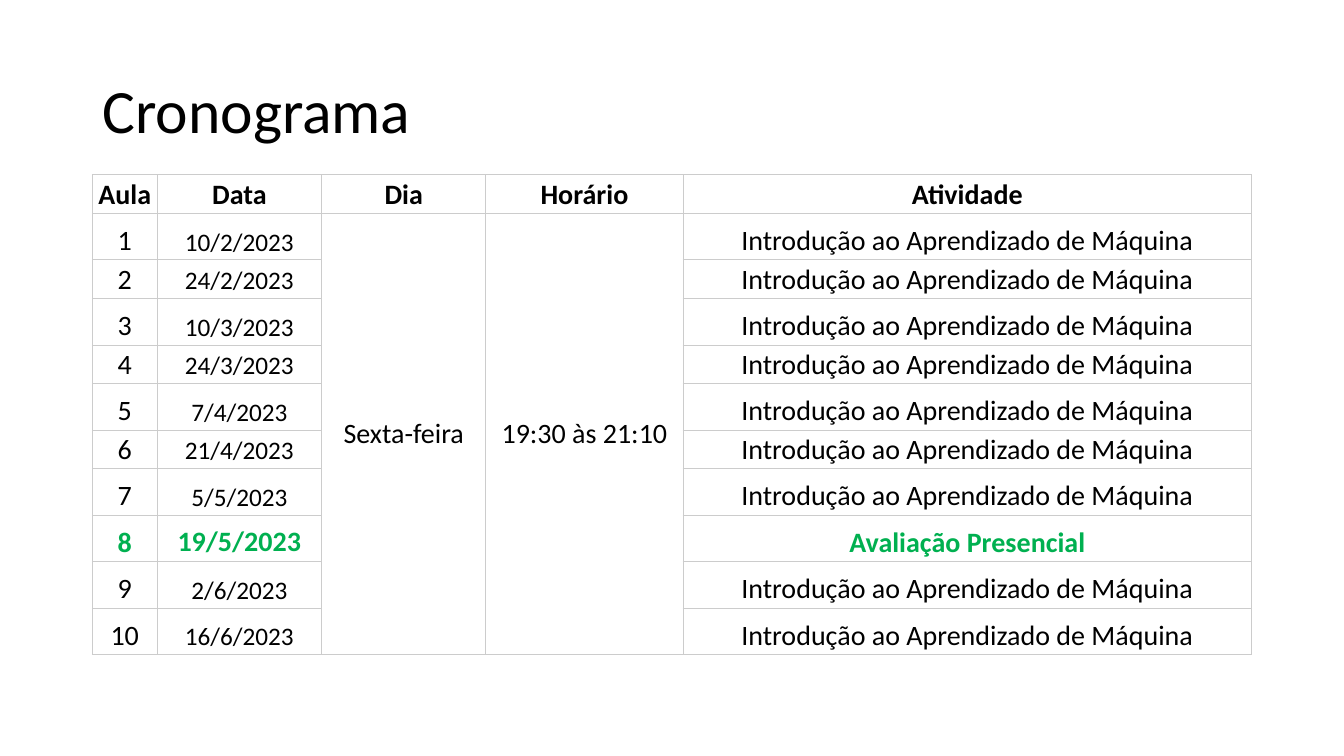
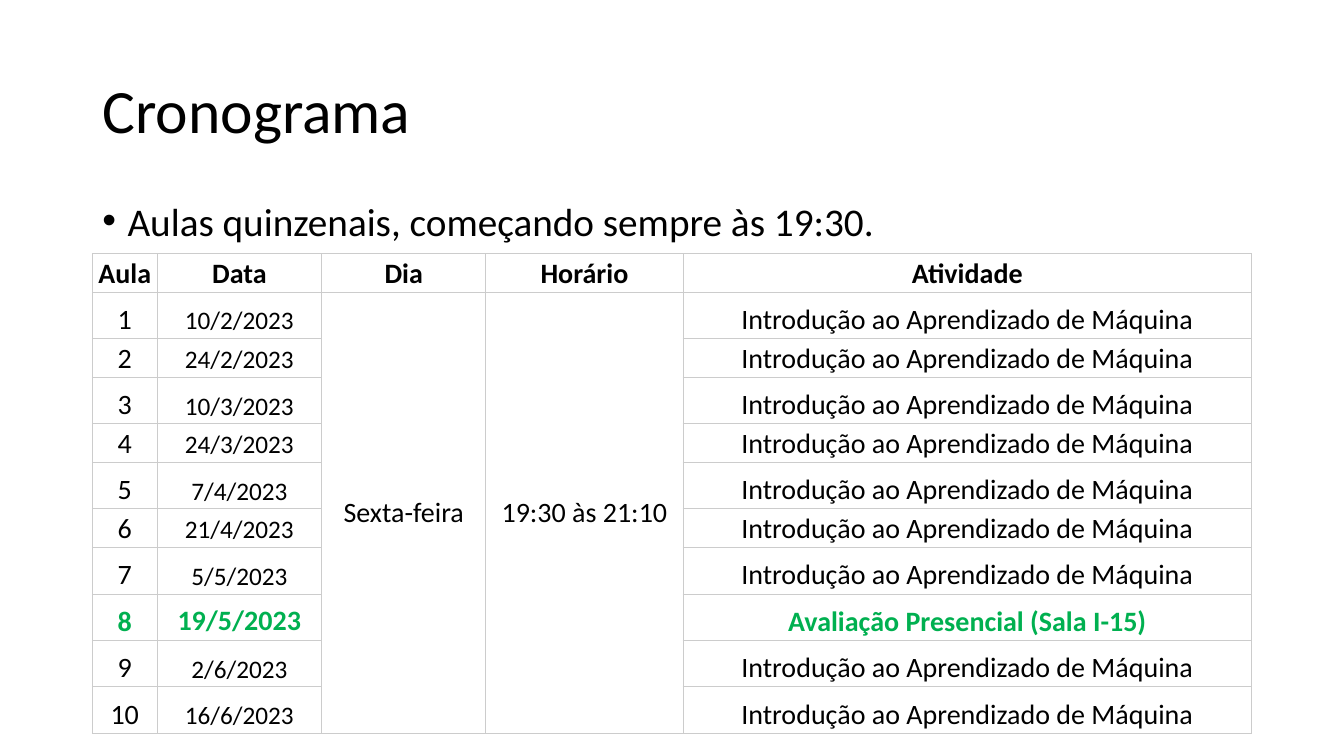
Before and after one commit to zz4fap/t319_aprendizado_de_maquina, a slide deck: slide 3 of slides/T319_Introdução.pptx. Drawn at 1344x756 pixels with LibreOffice and Linux fonts; fonts in the diff are those of the drawing. Boxes give left, top, right and bottom in pixels: in the first picture for what was removed or moved away, otherwise in the second. Text is boxed around its words. In the diff, an @@ line names an element or a change of style, - is before the commit and + after.

```diff
--- a/slides/T319_Introdução.pptx
+++ b/slides/T319_Introdução.pptx
@@ text added at [128,208,874,243], 28 pt, text #000000 @@
+• Aulas quinzenais, começando sempre às 19:30.
@@ table at [93,254,1252,734] @@
-row 9, column 5: Avaliação Presencial
+row 9, column 5: Avaliação Presencial (Sala I-15)
@@ table: place and size @@
-table at [93,174,1252,654]
+table at [93,254,1252,734]
```
Also in this commit, not shown: 11 other slides changed, 1 other file.
